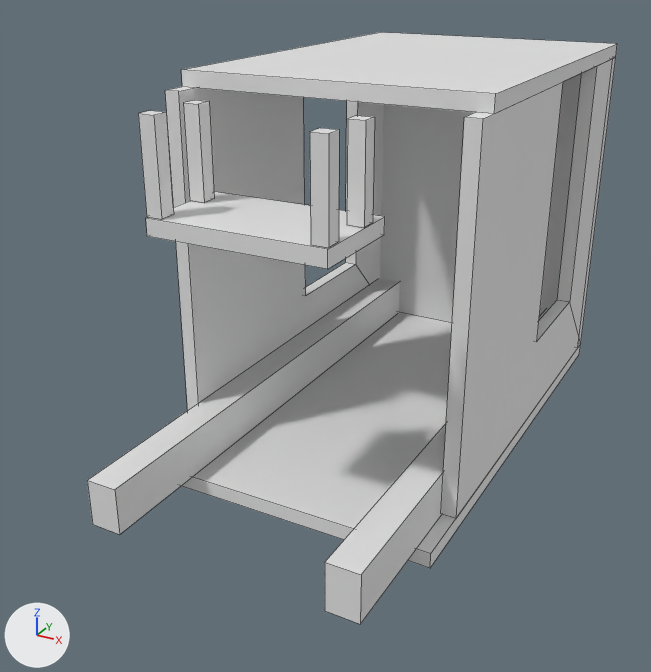
The OBJ model public/asset/model/room.obj: old version first, new version second.
One viewpoint serves both versions: a 50 mm lens placed at (5.04, -10.79, 1.55), pointed at (-0.49, -0.73, -3.48). Every picture has the same lights, and +X, +Y and +Z are marked at lower left. Mesh edges are drawn as thin lines. Where no turn or scale is listed for an object, it has been applied to the vertices.

In view in the first picture: '右', '右段差', '天井', '左', '左段差', '床', '手前', '机', '立方体', '立方体.001', '立方体.002', '立方体.003'.
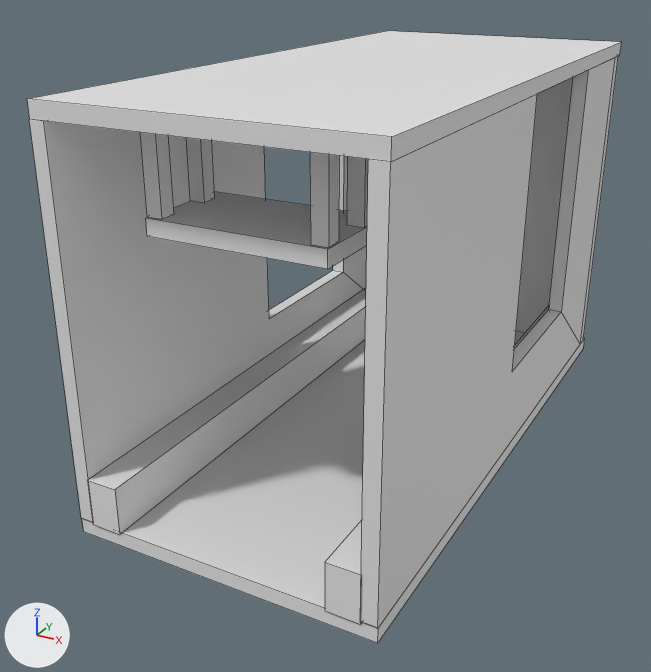
Commit message: objファイルを調整

Boxes [x1, y1, x2, y2] around the edits, measured in the pictures (651 x 672 px; the box of a moved part takes in the faces that stretch with it):
'右', reshaped (46% wider, 24% taller): before [442, 59, 616, 518]; after [361, 58, 615, 628]
'左', reshaped (54% wider, 25% taller): before [165, 87, 384, 410]; after [29, 119, 367, 522]
'天井', mesh rescaled (26% wider, 21% taller): before [181, 312, 581, 568]; after [82, 332, 585, 643]
'床', mesh rescaled (36% wider, 59% taller): before [181, 32, 617, 114]; after [27, 31, 621, 162]
'手前', mesh moved: before [380, 57, 616, 347]; after [516, 56, 618, 344]
part 1 of me_右, moved or reshaped: before [442, 117, 483, 518]; after [361, 159, 391, 628]
part 2 of me_右, moved or reshaped: before [537, 66, 597, 341]; after [512, 70, 588, 371]
part 4 of me_左, moved or reshaped: before [165, 90, 199, 410]; after [29, 119, 92, 522]
part 5 of me_左, moved or reshaped: before [306, 101, 358, 295]; after [269, 156, 344, 319]
'右段差', unchanged, covered by the edit: before [325, 308, 549, 624]; after [325, 306, 549, 624]

What changed in the scene script:
```text
Change me_右:
    where me_右.from_pydata(...)  # 16 vertices, 12 faces; spans x 1.8..2.0, y -1.98..3.96, z -4.9..-0.1
    used by ob_右; location = (0.0, 0.0, 0.0)
    me_右 part 1: all 4 vertices in x 1.8..2.0, y -1.98, z -4.9..-0.1 are moved by (0.0, -2.19, 0.0)
    me_右 part 2: all 4 vertices in x 1.8..2.0, y 2.74, z -3.7..-0.1 are moved by (0.0, -0.47, 0.0)
Change me_天井:
    where me_天井.from_pydata(...)  # 8 vertices, 6 faces; spans x -2.0..2.0, y -2.77..3.95, z -5.1..-4.9
    used by ob_天井; location = (0.0, 0.0, 0.0)
    me_天井 part 3: the whole mesh is scaled about its middle by (1, 1.25, 1), then moved by (0.0, -0.55, 0.0)
Change me_左:
    where me_左.from_pydata(...)  # 16 vertices, 12 faces; spans x -2.0..-1.8, y -1.98..3.96, z -4.9..-0.1
    used by ob_左; location = (0.0, 0.0, 0.0)
    me_左 part 4: all 4 vertices in x -2.0..-1.8, y -1.98, z -4.9..-0.1 are moved by (0.0, -2.19, 0.0)
    me_左 part 5: all 4 vertices in x -2.0..-1.8, y 2.74, z -3.7..-0.1 are moved by (0.0, -0.47, 0.0)
Change me_床:
    where me_床.from_pydata(...)  # 8 vertices, 6 faces; spans x -2.0..2.0, y -1.64..3.96, z -0.1..0.1
    used by ob_床; location = (0.0, 0.0, 0.0)
    me_床 part 6: the whole mesh is scaled about its middle by (1, 1.5, 1), then moved by (0.0, -1.12, 0.0)
Change me_手前:
    where me_手前.from_pydata(...)  # 8 vertices, 6 faces; spans x -2.0..2.0, y 3.75..3.95, z -4.9..-0.1
    used by ob_手前; location = (0.0, 0.0, 0.0)
    me_手前 part 7: the whole mesh is moved by (0.0, 0.18, 0.0)
```
